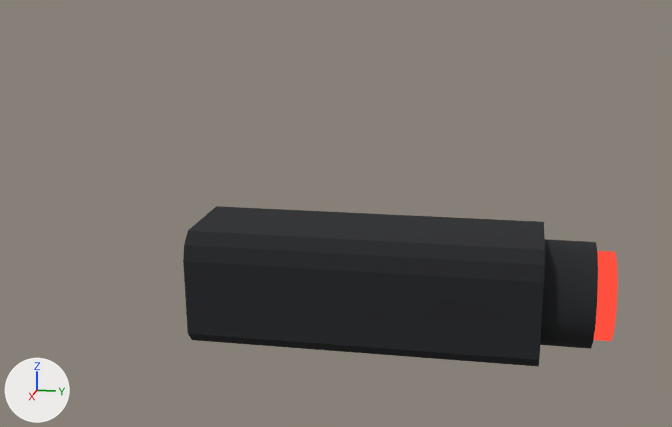
What one commit did to the glTF model assets/models/attachment_shotgun_laser.glb.
Rendered twice from a 50 mm lens placed at (0.1457, 0.2087, -0.0183), pointed at (-0.0024, 0.1791, -0.0554). The axes (+X, +Y, +Z) are drawn at lower left. The lights are the same throughout. The first picture is the older version. Vertices at exactly the same position are counted once.

Names of what the first picture shows: 'attachment_shotgun_laser__shotgun_laser__shotgun_laser__body', 'attachment_shotgun_laser__shotgun_laser__shotgun_laser__emitter'.
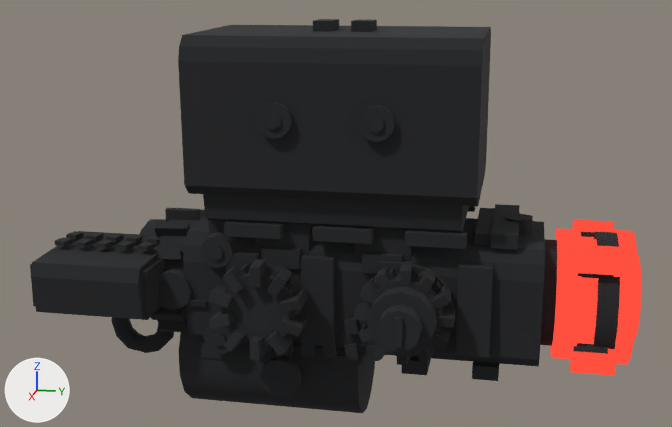
Diff of the bpy script that builds the scene:
```diff
--- a/assets/models/attachment_shotgun_laser.glb.py
+++ b/assets/models/attachment_shotgun_laser.glb.py
@@ me_geometry_282_ds_wblack @@
 # used by ob_attachment_shotgun_laser__shotgun_laser__shotgun_laser__body; location = (0.0, 0.0, 0.0)
-me_geometry_282_ds_wblack.from_pydata(...)  # 90 vertices, 168 faces; spans x -0.011..0.011, y 0.157..0.221, z -0.076..-0.056
+me_geometry_282_ds_wblack.from_pydata(...)  # 3374 vertices, 5772 faces; spans x -0.0277..0.0228, y 0.1332..0.225, z -0.0888..-0.0237
+# me_geometry_282_ds_wblack part 1: the loose piece of 42 vertices spanning x -0.0083..0.0083, y 0.213..0.221, z -0.0745..-0.0575 is copied, and the copy is scaled about its middle by (1.15, -3.75, -1.15), then moved by (0.0, -0.047, -0.013); it spans x -0.0096..0.0096, y 0.155..0.185, z -0.0888..-0.0692
+# me_geometry_282_ds_wblack part 2: a new loose piece, a box spanning x -0.0085..0.0085, y 0.2025..0.2075, z -0.0565..-0.0547, in mat_ds_wblack (black #222326)
+# me_geometry_282_ds_wblack part 3: the loose piece of 42 vertices spanning x -0.0083..0.0083, y 0.213..0.221, z -0.0745..-0.0575 is copied, and the copy is scaled about its middle by (1.08, -0.75, -1.08), then moved by (0.0, -0.063, 0.0); it spans x -0.009..0.009, y 0.151..0.157, z -0.0752..-0.0568
+# me_geometry_282_ds_wblack part 4: 3152 vertices added at x -0.0277..0.0228, y 0.1332..0.225, z -0.0822..-0.0237
+# other edits to the shape of me_geometry_282_ds_wblack do not show in these pictures
 me_geometry_282_ds_wblack.materials.append(mat_ds_wblack)
@@ me_geometry_283_ds_wreticle @@
 # used by ob_attachment_shotgun_laser__shotgun_laser__shotgun_laser__emitter; location = (0.0, 0.0, 0.0)
-me_geometry_283_ds_wreticle.from_pydata(...)  # 36 vertices, 68 faces; spans x -0.0072..0.0072, y 0.221..0.224, z -0.0732..-0.0588
+me_geometry_283_ds_wreticle.from_pydata(...)  # 530 vertices, 968 faces; spans x -0.01033..0.01033, y 0.215..0.2275, z -0.0766..-0.0554
+# me_geometry_283_ds_wreticle part 5: the loose piece of 36 vertices spanning x -0.0072..0.0072, y 0.221..0.224, z -0.0732..-0.0588 is copied, and the copy is scaled about its middle by (0.944, 0.333, 0.944), then moved by (0.0, 0.0045, 0.0); it spans x -0.0068..0.0068, y 0.2265..0.2275, z -0.0728..-0.0592
+# me_geometry_283_ds_wreticle part 6: the loose piece of 36 vertices spanning x -0.0072..0.0072, y 0.221..0.224, z -0.0732..-0.0588 is copied, and the copy is scaled about its middle by (0.306, -1.67, -0.306), then moved by (0.00608, -0.0035, 0.00608); it spans x 0.00388..0.00828, y 0.2165..0.2215, z -0.06212..-0.05772
+# me_geometry_283_ds_wreticle part 7: the loose piece of 36 vertices spanning x -0.0072..0.0072, y 0.221..0.224, z -0.0732..-0.0588 is copied, and the copy is scaled about its middle by (0.306, -1.67, -0.306), then moved by (0.00608, -0.0035, -0.00608); it spans x 0.00388..0.00828, y 0.2165..0.2215, z -0.07428..-0.06988
+# me_geometry_283_ds_wreticle part 8: 270 vertices added at x -0.01033..0.01033, y 0.215..0.2265, z -0.0766..-0.0554
+# other edits to the shape of me_geometry_283_ds_wreticle do not show in these pictures
 me_geometry_283_ds_wreticle.materials.append(mat_ds_wreticle)
```

Location of each change, (x1, y1, x2, y2) in pixels of the pictures (672 x 427 px):
'attachment_shotgun_laser__shotgun_laser__shotgun_laser__body', reshaped (42% wider, 144% taller)
    before: (183, 206, 598, 367)
    after: (30, 19, 620, 413)
'attachment_shotgun_laser__shotgun_laser__shotgun_laser__emitter', reshaped
    before: (594, 251, 618, 341)
    after: (550, 220, 642, 376)
part 1 of me_geometry_282_ds_wblack, added (black)
    after: (179, 317, 375, 413)
part 2 of me_geometry_282_ds_wblack, added (black)
    after: (474, 208, 495, 246)
part 3 of me_geometry_282_ds_wblack, added
    after: (156, 218, 202, 317)
part 4 of me_geometry_282_ds_wblack, added (black)
    after: (30, 19, 620, 397)
part 5 of me_geometry_283_ds_wreticle, added
    after: (634, 255, 642, 340)
part 6 of me_geometry_283_ds_wreticle, added (mostly hidden)
    after: (568, 253, 599, 282)
part 7 of me_geometry_283_ds_wreticle, added (mostly hidden)
    after: (562, 338, 594, 357)
part 8 of me_geometry_283_ds_wreticle, added
    after: (550, 220, 638, 376)
